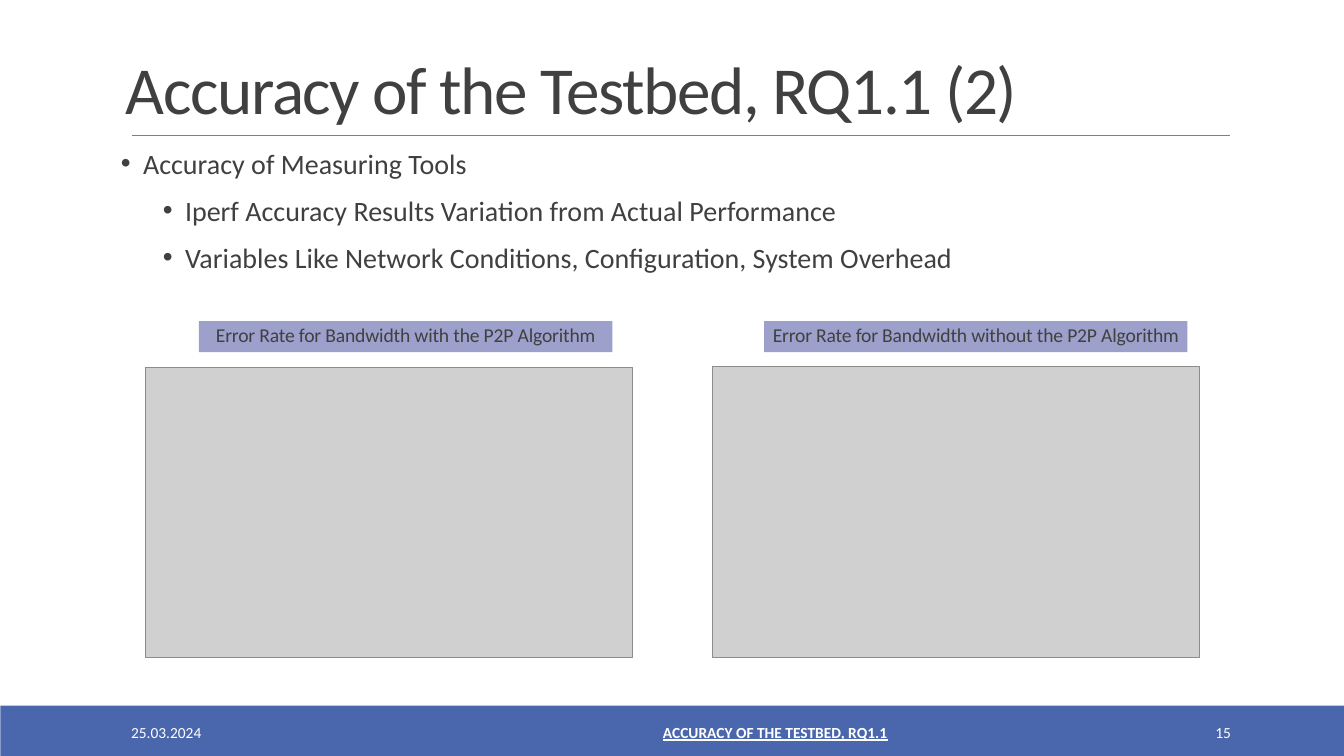
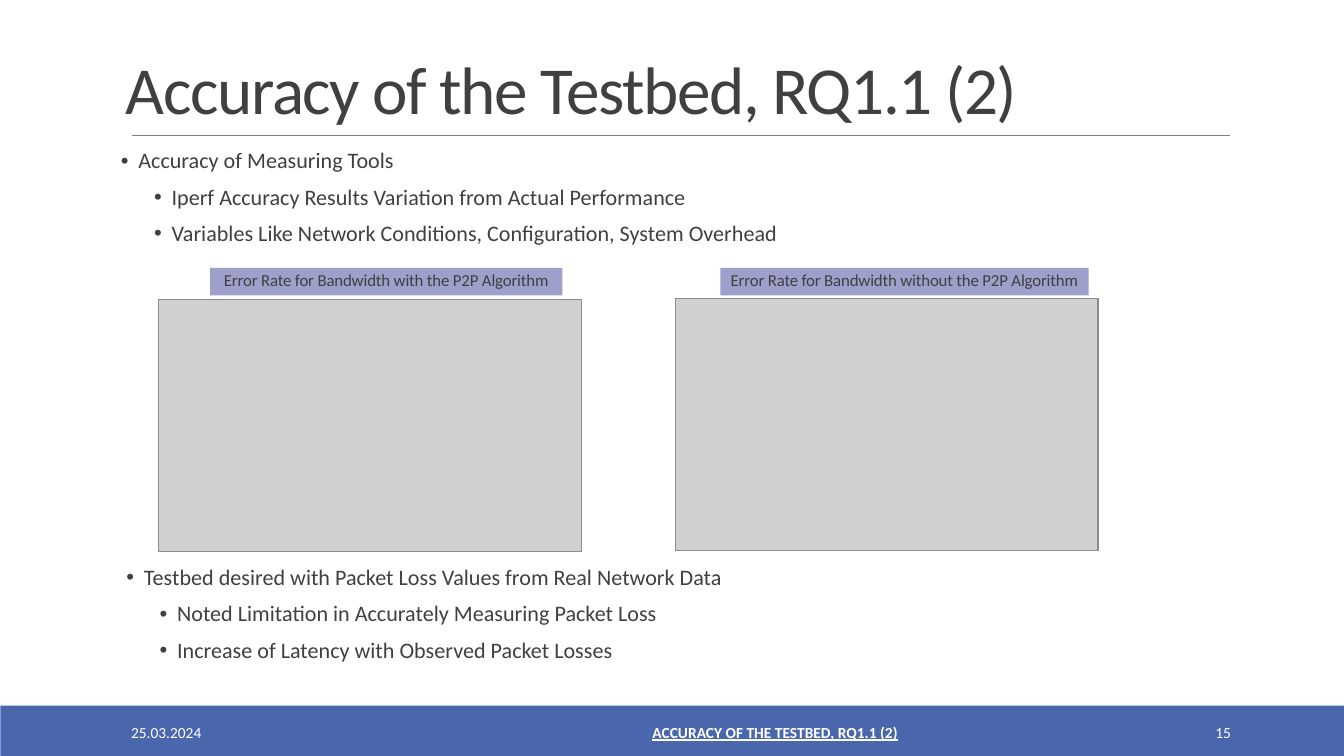
Before and after one commit to oezcankaraca/abschlussvortrag, a slide deck: slide 15 of Abschlussvortrag.pptx. Drawn at 1344x756 pixels with LibreOffice and Linux fonts; fonts in the diff are those of the drawing; grey boxes stand for pictures. Boxes give left, top, right and bottom in pixels: in the first picture for what was removed or moved away, otherwise in the second. Text is boxed around its words. In the diff, an @@ line names an element or a change of style, - is before the commit and + after.

```diff
--- a/Abschlussvortrag.pptx
+++ b/Abschlussvortrag.pptx
@@ text "Accuracy of Measuring Tools" at box(138, 152, 777, 245): size 20 to 15.8 pt; indent changed; less space between paragraphs @@
@@ rectangle "Error Rate for Bandwidth with ...": place and size @@
-rectangle "Error Rate for Bandwidth with ..." at box(199, 322, 612, 353)
+rectangle "Error Rate for Bandwidth with ..." at box(210, 268, 563, 295)
@@ rectangle "Error Rate for Bandwidth with ..." at box(210, 268, 563, 295): size 14 to 12 pt @@
@@ rectangle "Error Rate for Bandwidth without ..." at box(721, 268, 1089, 295): size 14 to 12 pt @@
@@ rectangle "Error Rate for Bandwidth without ...": place and size @@
-rectangle "Error Rate for Bandwidth without ..." at box(764, 322, 1188, 353)
+rectangle "Error Rate for Bandwidth without ..." at box(721, 268, 1089, 295)
@@ picture: place and size @@
-picture at box(145, 368, 632, 658)
+picture at box(158, 299, 581, 552)
@@ picture: place and size @@
-picture at box(713, 367, 1200, 657)
+picture at box(676, 298, 1098, 551)
@@ text added at box(144, 569, 722, 662), 15.8 pt, text #404040 @@
+• Testbed desired with Packet Loss Values from Real Network Data
+  • Noted Limitation in Accurately Measuring Packet Loss
+  • Increase of Latency with Observed Packet Losses
@@ text at box(652, 727, 897, 741): text changed @@
-ACCURACY OF THE TESTBED, RQ1.1
+ACCURACY OF THE TESTBED, RQ1.1 (2)
```
Also in this commit, not shown: 16 other slides changed, 3 other files.
